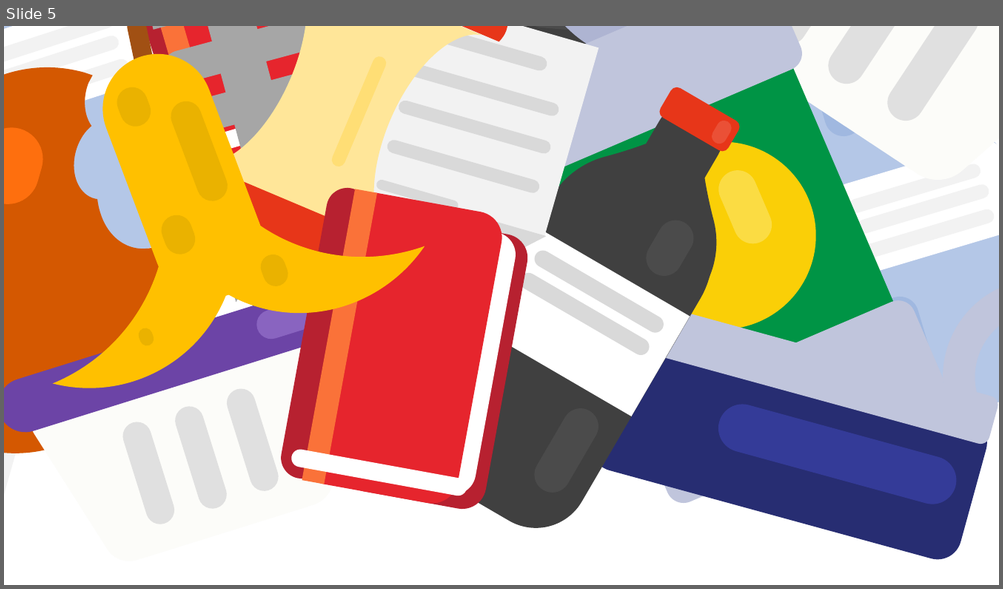
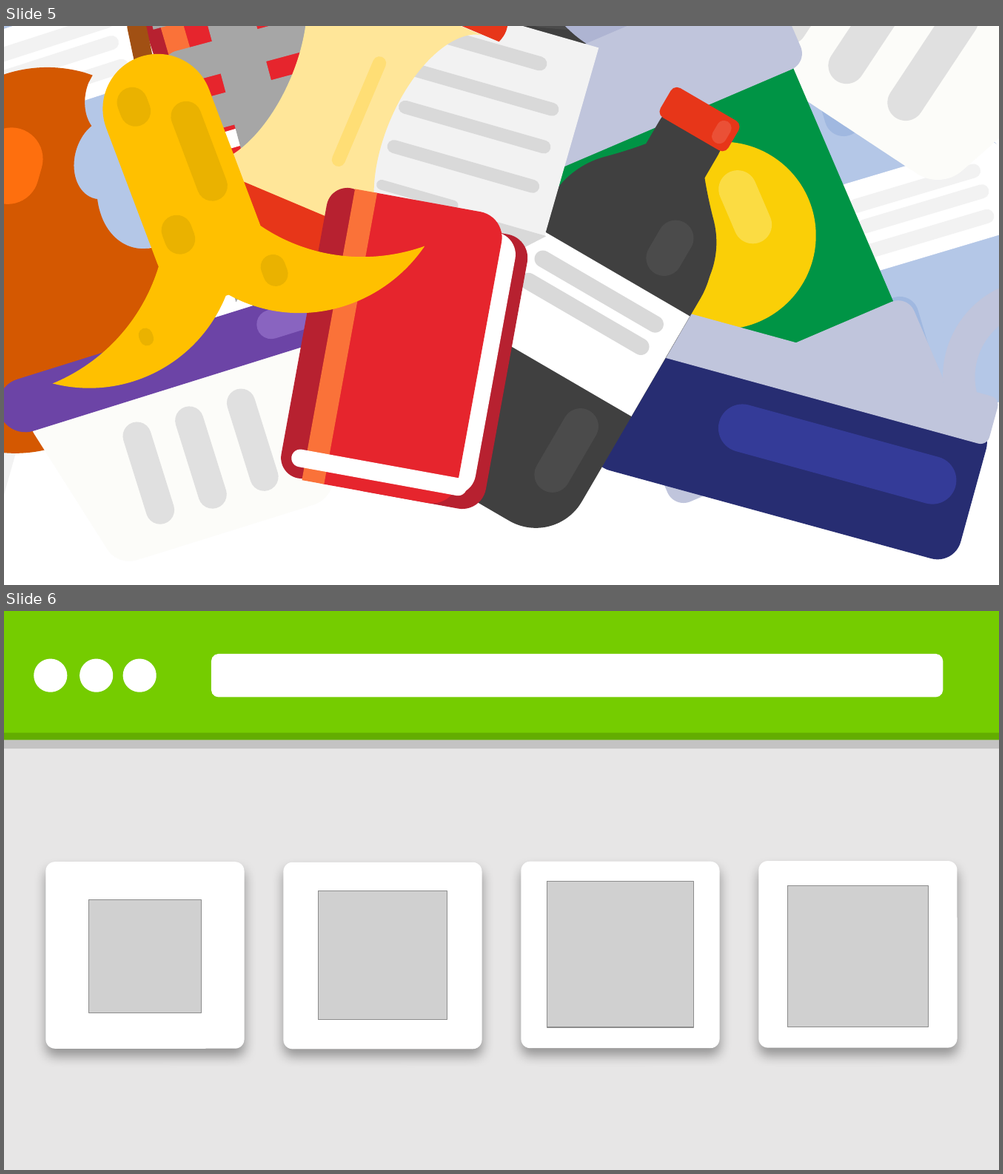
Before and after one commit to pedrogmo/projetopp2, a slide deck: slide/animacao.pptx. Shown one above the other, each under a label of ours: slide 5 before the commit, slides 5 and 6 after it. The pictures are 1003x589 and 1003x1174 pixels, drawn with LibreOffice and Linux fonts; fonts in the diff are those of the drawing; grey boxes stand for pictures. Boxes give left, top, right and bottom in pixels: in the first picture for what was removed or moved away, otherwise in the second. Text is boxed around its words. In the diff, an @@ line names an element or a change of style, - is before the commit and + after.

```diff
--- a/slide/animacao.pptx
+++ b/slide/animacao.pptx
@@ slide 6 added at [4,611,999,1170], background #FFFFFF @@
@@ rectangle added at [4,611,999,740], fill #75CC00 @@
@@ rounded rectangle added at [211,653,943,697], fill #FFFFFF @@
@@ ellipse added at [34,659,68,692], fill #FFFFFF @@
@@ ellipse added at [79,659,113,692], fill #FFFFFF @@
@@ ellipse added at [122,659,156,692], fill #FFFFFF @@
@@ rectangle added at [4,740,999,1170], fill #E7E6E6 @@
@@ rectangle added at [4,732,999,749], fill #000000 at 15% opacity @@
@@ group added at [45,861,957,1050]: 4 rounded rectangles, 4 pictures @@
```
Also in this commit, not shown: 4 slides changed, 31 other files.
